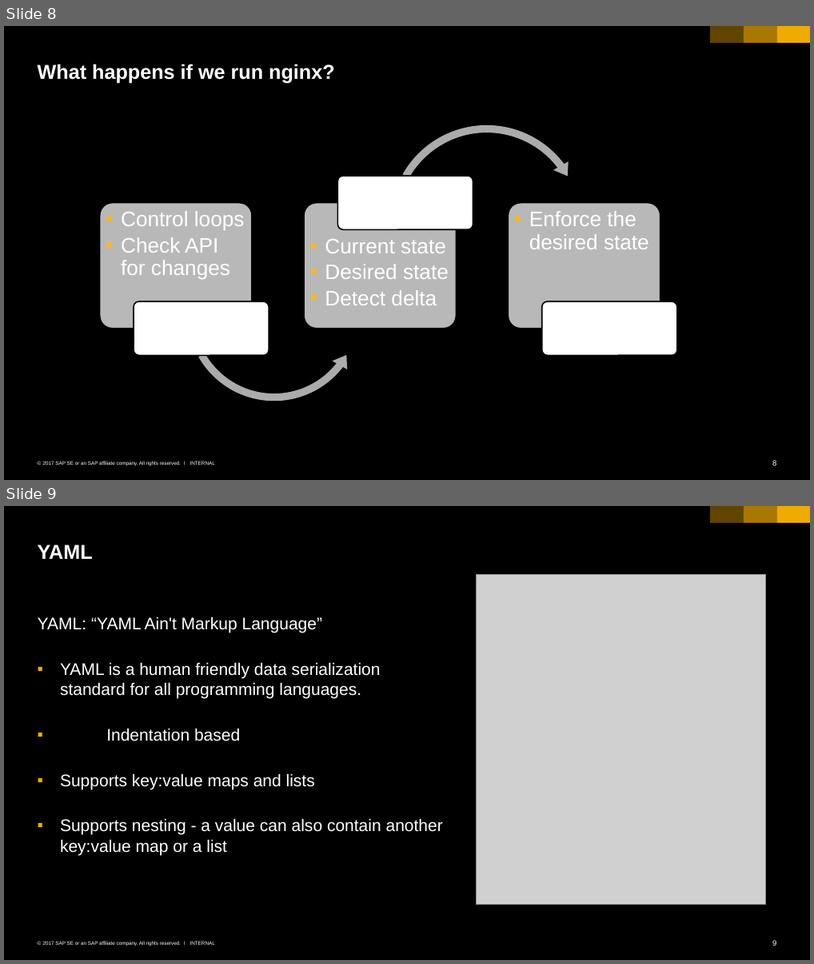
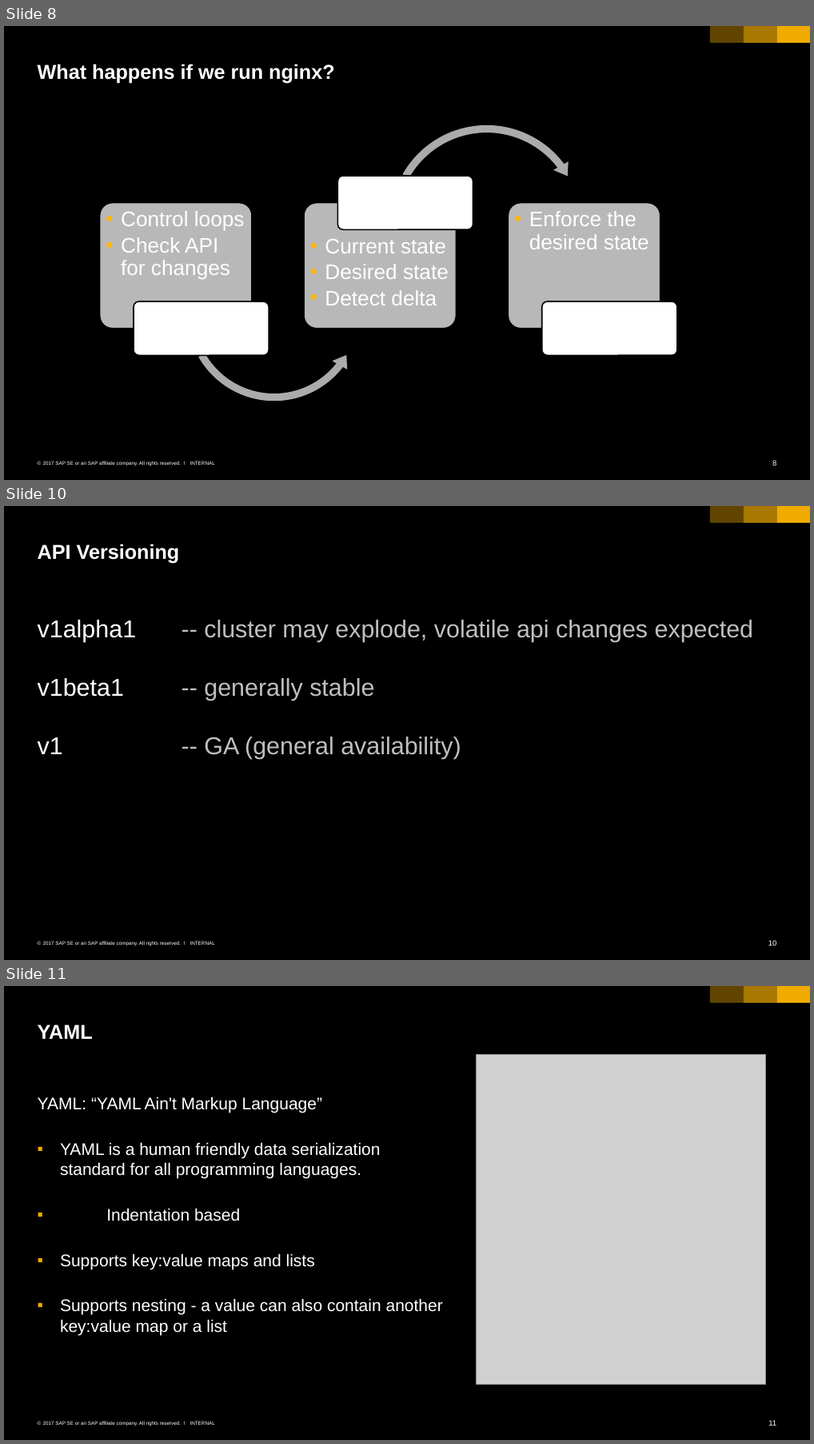
Before and after one commit to cuijiyao01/docker-k8s-training, a slide deck: kubernetes/01_k8s_core_components.pptx. Shown one above the other, each under a label of ours: slides 8 and 9 before the commit, slides 8, 10 and 11 after it; the slides between them are not shown. The pictures are 814x964 and 814x1444 pixels, drawn with LibreOffice and Linux fonts; fonts in the diff are those of the drawing; grey boxes stand for pictures. Boxes give left, top, right and bottom in pixels: in the first picture for what was removed or moved away, otherwise in the second. Text is boxed around its words. In the diff, an @@ line names an element or a change of style, - is before the commit and + after.

```diff
--- a/kubernetes/01_k8s_core_components.pptx
+++ b/kubernetes/01_k8s_core_components.pptx
@@ slide 10 added at <box>4,506,810,960</box>, background #000000; not listed: 6 template elements that a slide beside it also shows @@
@@ title added at <box>38,544,180,564</box>, 24 pt, text #FFFFFF, bold @@
+API Versioning
@@ text added at <box>38,620,754,759</box>, 29 pt, text #BFBFBF @@
+v1alpha1 -- cluster may explode, volatile api changes expected
+v1beta1 -- generally stable
+v1 -- GA (general availability)
@@ what was slide 9 is now slide 11 @@
@@ page number at <box>769,1420,777,1425</box>: text changed @@
-9
+11
```
Also in this commit, not shown: 1 other slide added.
